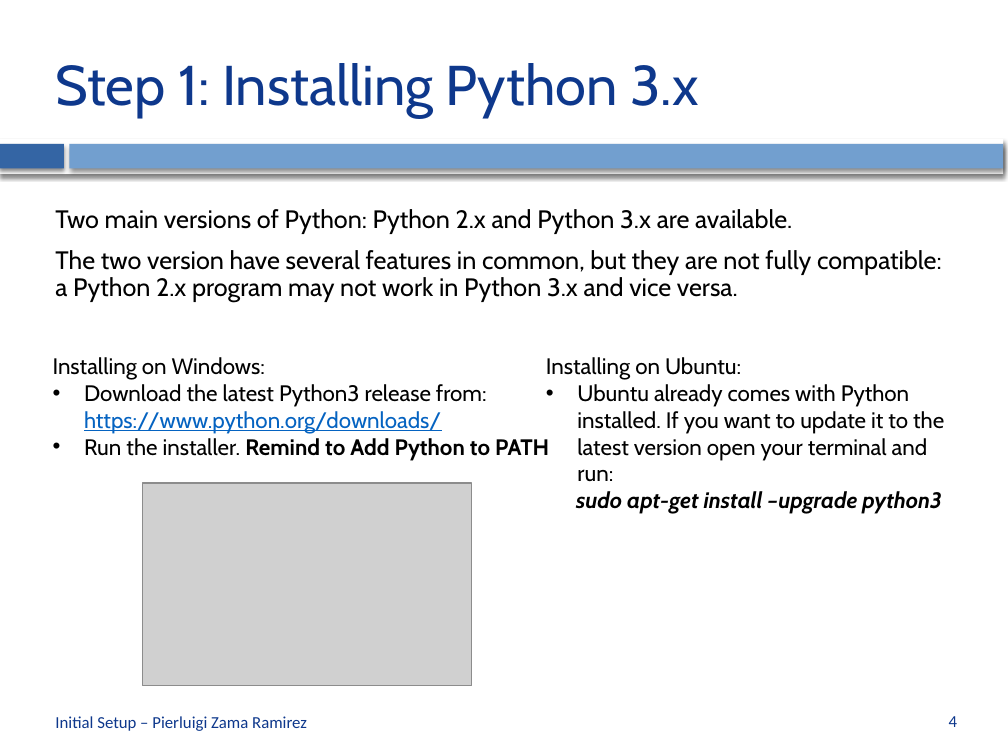
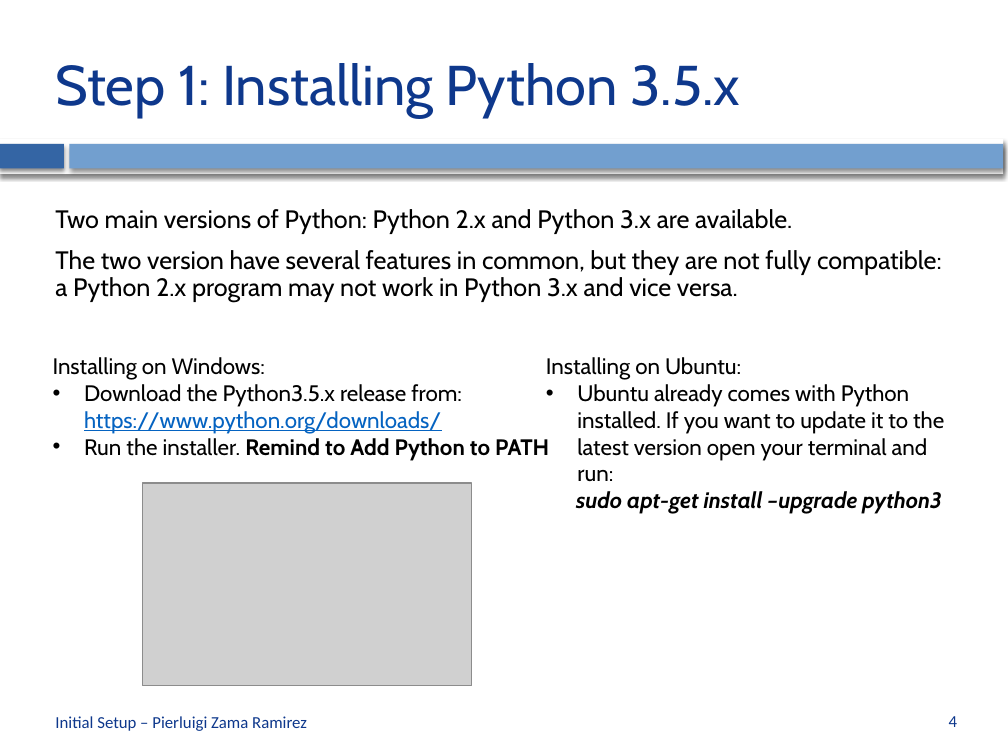
Before and after one commit to CVLAB-Unibo/ComputerVisionImageProcessing-LabSessions, a slide deck: slide 4 of LabSession0 - Initial Setup.pptx. Drawn at 1008x756 pixels with LibreOffice and Linux fonts; fonts in the diff are those of the drawing; grey boxes stand for pictures; background and template pictures are left out. Boxes give left, top, right and bottom in pixels: in the first picture for what was removed or moved away, otherwise in the second. Text is boxed around its words. In the diff, an @@ line names an element or a change of style, - is before the commit and + after.

```diff
--- a/LabSession0 - Initial Setup.pptx
+++ b/LabSession0 - Initial Setup.pptx
@@ title at (55,63,740,117): text changed @@
-Step 1: Installing Python 3.x
+Step 1: Installing Python 3.5.x
@@ text at (84,384,462,434): text changed @@
-• Download the latest Python3 release from: https://www.python.org/downloads/
+• Download the Python3.5.x release from: https://www.python.org/downloads/
```
Also in this commit, not shown: 1 other slide changed, 1 other file.
